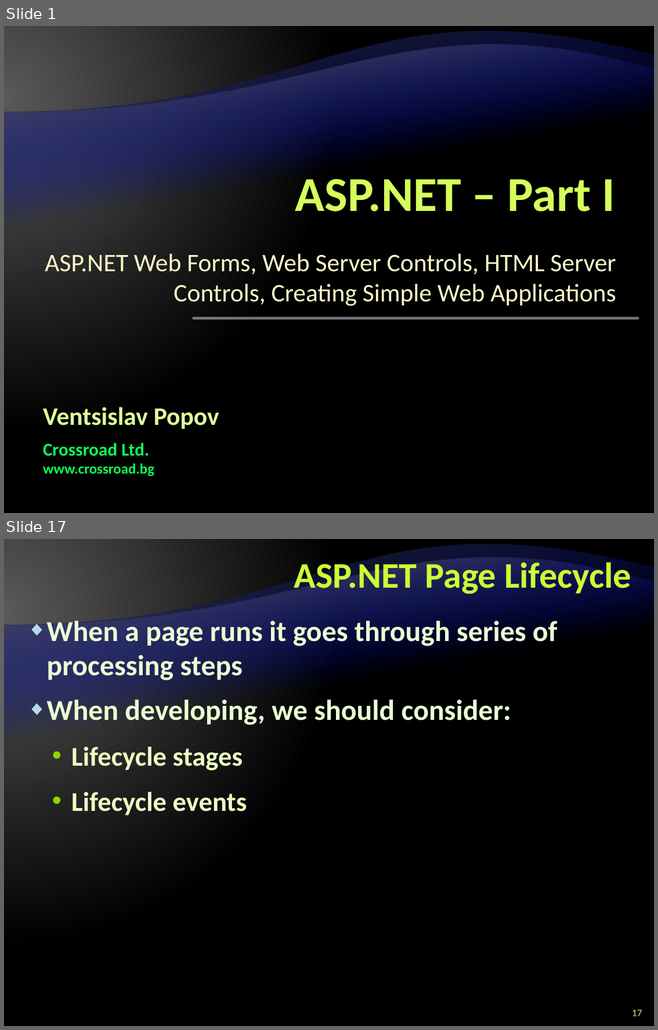
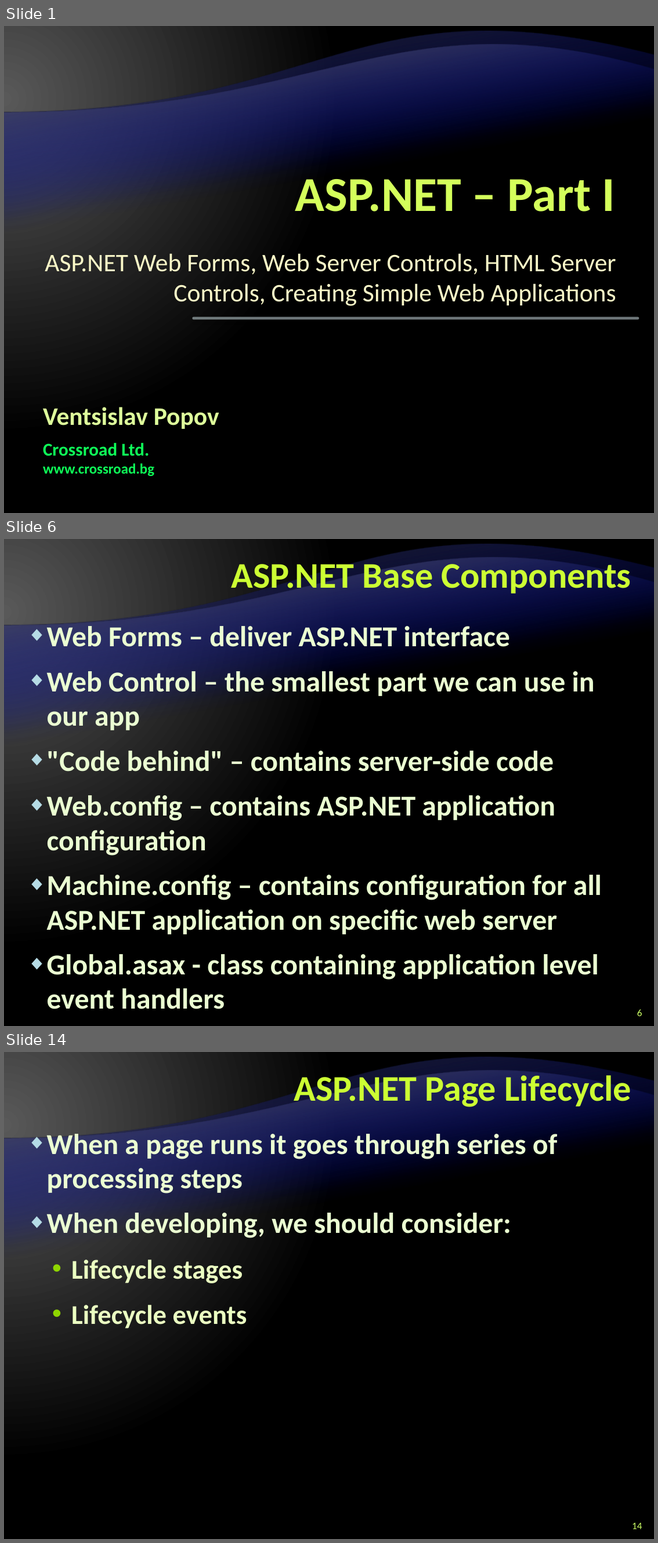
Before and after one commit to Graveheart/aspnetcourse, a slide deck: lectures/8. ASP.NET – Part I.pptx. Shown one above the other, each under a label of ours: slides 1 and 17 before the commit, slides 1, 6 and 14 after it; the slides between them are not shown. The pictures are 658x1030 and 658x1543 pixels, drawn with LibreOffice and Linux fonts; fonts in the diff are those of the drawing; background and template pictures are left out. Boxes give left, top, right and bottom in pixels: in the first picture for what was removed or moved away, otherwise in the second. Text is boxed around its words. In the diff, an @@ line names an element or a change of style, - is before the commit and + after.

```diff
--- a/lectures/8. ASP.NET – Part I.pptx
+++ b/lectures/8. ASP.NET – Part I.pptx
@@ slide 6 added at bbox=[4, 539, 654, 1026], background gradient #595959 to #000000; not listed: 2 template elements that a slide beside it also shows @@
@@ title added at bbox=[231, 558, 630, 596], 40 pt, text #CCFF33, bold @@
+ASP.NET Base Components
@@ text added at bbox=[47, 626, 601, 1009], 32 pt, text #EBFFD2, bold @@
+◆ Web Forms – deliver ASP.NET interface
+◆ Web Control – the smallest part we can use in our app
+◆ "Code behind" – contains server-side code
+◆ Web.config – contains ASP.NET application configuration
+◆ Machine.config – contains configuration for all ASP.NET application on specific web server
+◆ Global.asax - class containing application level event handlers
@@ page number added at bbox=[637, 1009, 642, 1016], 11 pt, text #CCFF66 @@
+6
@@ what was slide 17 is now slide 14 @@
@@ page number at bbox=[632, 1523, 641, 1529]: text changed @@
-17
+14
```
Also in this commit, not shown: 3 slides changed, 23 other slides added, 1 slide removed.
